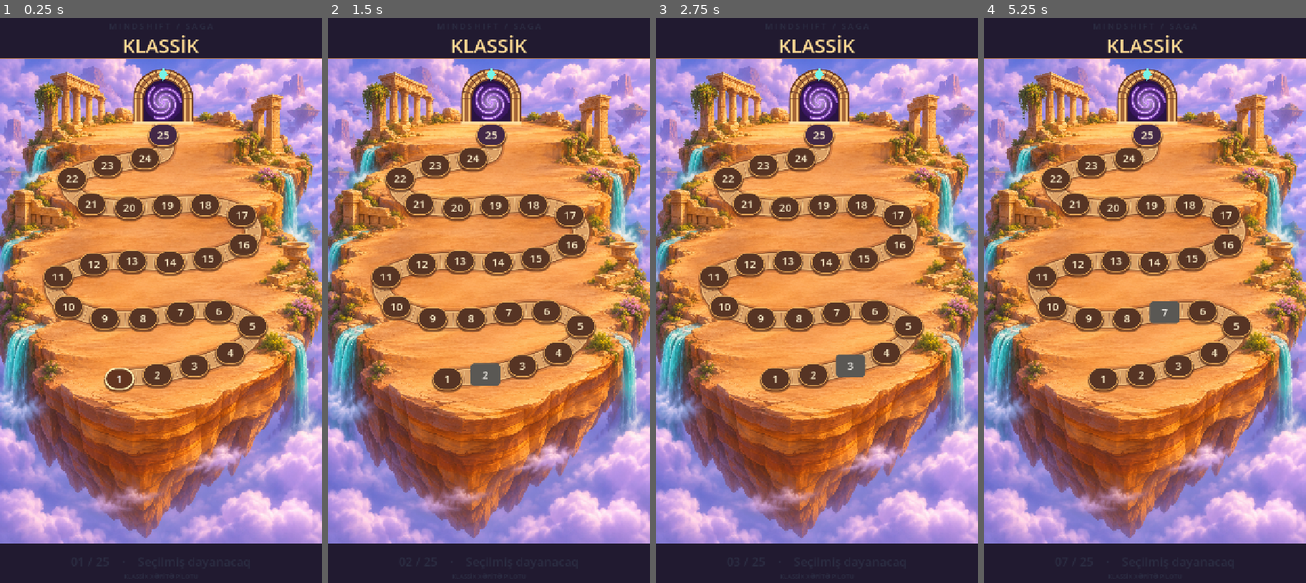
Above: before the commit, frames 1-4 (left to right).
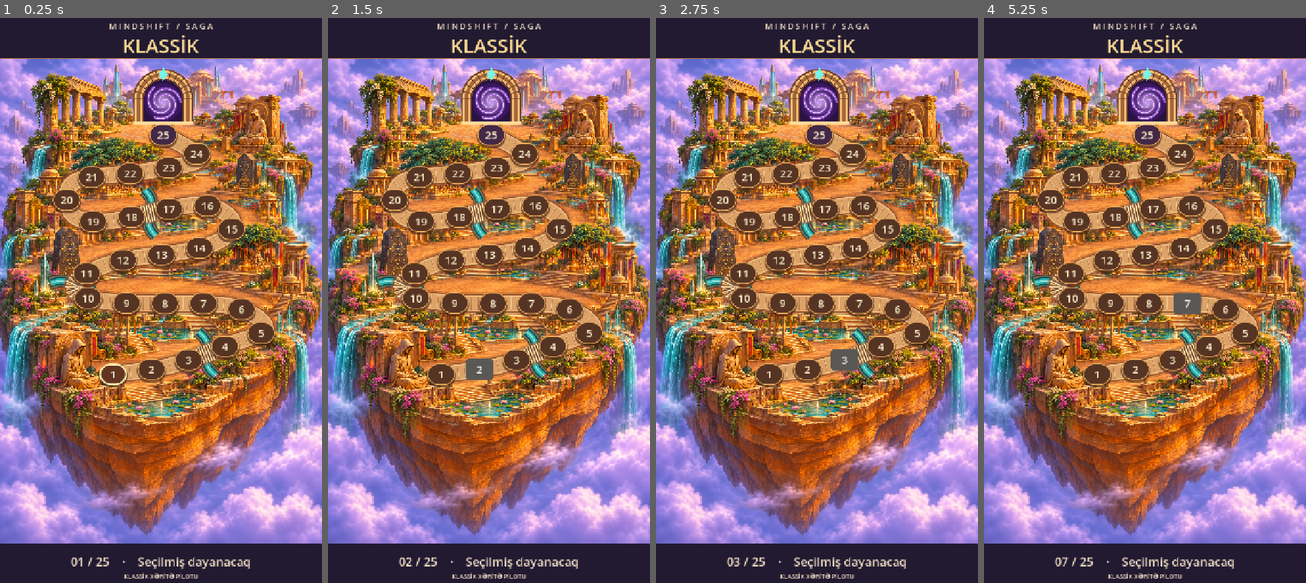
Above: after the commit, the same moments.

Repository: AtillaTegin/mindshift
Game: Godot game, scene res://prototype/classic_saga/classic_saga.tscn
Two runs of this game, one before a commit and one after it. Both use one fixed random seed, a clock stepped at 60 frames per second and the inputs below. This scene is started directly instead of the project's main scene.
Inputs:
- Up to frame 1 (0.25 s): no input
- Up to frame 2 (1.5 s): click "1" at 0.5 s; click "2" at 1.25 s
- Up to frame 3 (2.75 s): click "3" at 2 s
- Up to frame 4 (5.25 s): click "4" at 2.75 s; click "5" at 3.5 s; click "6" at 4.25 s; click "7" at 5 s

The runs differ from the first frame. In frame 1, 59% of the frame differs, in the area x 0-100%, y 1-100%; in frame 2, 59%; in frame 3, 59%; in frame 4, 59%.

Commit message:
Dress the Saga pilot as a Benares temple island

Diff:
--- a/prototype/classic_saga/classic_saga.gd
+++ b/prototype/classic_saga/classic_saga.gd
@@ -1,19 +1,20 @@
 extends Control
 ## Isolated map composition and interaction preview.
 
-const ISLAND: Texture2D = preload("res://prototype/classic_saga/island.png")
+const ISLAND: Texture2D = preload("res://prototype/classic_saga/benares.png")
 const FRAME: Vector2 = Vector2(720, 1280)
 const STOP_COUNT: int = 25
-const FIRST_STOP: Vector2 = Vector2(267, 813)
+const WATER_CROSSINGS: Array[float] = [2.5, 9.5, 16.5]
+const FIRST_STOP: Vector2 = Vector2(253, 803)
 const LAST_STOP: Vector2 = Vector2(365, 269)
 const THRESHOLD: Vector2 = Vector2(365, 242)
 const WAYPOINTS: PackedVector2Array = [
-	FIRST_STOP, Vector2(388, 797), Vector2(534, 746),
-	Vector2(563, 692), Vector2(468, 660), Vector2(266, 681),
-	Vector2(145, 647), Vector2(126, 588), Vector2(242, 552),
-	Vector2(427, 551), Vector2(554, 508), Vector2(550, 454),
-	Vector2(450, 424), Vector2(244, 431), Vector2(162, 398),
-	Vector2(174, 355), Vector2(297, 326), Vector2(365, 309),
+	FIRST_STOP, Vector2(381, 784), Vector2(510, 738),
+	Vector2(594, 700), Vector2(510, 650), Vector2(282, 644),
+	Vector2(183, 628), Vector2(173, 593), Vector2(263, 551),
+	Vector2(427, 526), Vector2(504, 496), Vector2(515, 453),
+	Vector2(436, 425), Vector2(237, 462), Vector2(159, 443),
+	Vector2(168, 373), Vector2(327, 350), Vector2(446, 322),
 	LAST_STOP,
 ]
 
@@ -41,7 +42,7 @@
 		stop.text = str(index + 1)
 		stop.toggle_mode = true
 		stop.button_group = group
-		stop.size = Vector2(66, 50)
+		stop.size = Vector2(62, 48)
 		stop.position = _curve.sample_baked(stride * index, true) - stop.size / 2.0
 		stop.add_theme_font_size_override("font_size", 24)
 		stop.add_theme_color_override("font_color", Color("#fff1cd"))
@@ -84,18 +85,47 @@
 		_frame.draw_line(Vector2(0, edge), Vector2(720, edge), Color("#b57948"), 2.0)
 	var road: PackedVector2Array = _curve.get_baked_points()
 	road.append(THRESHOLD)
+	var length: float = _curve.get_baked_length()
+	for gap: float in WATER_CROSSINGS:
+		_draw_channel(length * gap / float(STOP_COUNT - 1))
 	_frame.draw_polyline(road, Color("#a0502c65"), 49.0, true)
 	_frame.draw_polyline(road, Color("#8f542f"), 40.0, true)
 	_frame.draw_polyline(road, Color("#f2bd7d"), 35.0, true)
 	_frame.draw_polyline(road, Color("#dca267"), 29.0, true)
-	var length: float = _curve.get_baked_length()
 	for offset: int in range(8, int(length) - 4, 15):
 		var p: Vector2 = _curve.sample_baked(float(offset))
 		var direction: Vector2 = (_curve.sample_baked(float(offset + 4)) - p).normalized()
 		var cross: Vector2 = direction.orthogonal() * 14.0
 		_frame.draw_line(p - cross, p + cross, Color("#8d553e85"), 1.4, true)
 		_frame.draw_line(p - cross + direction, p + cross + direction, Color("#ffde9eb0"), 1.0, true)
+	for gap: float in WATER_CROSSINGS:
+		_draw_crossing(length * gap / float(STOP_COUNT - 1))
 	_draw_portal()
+
+
+func _draw_channel(distance: float) -> void:
+	var center: Vector2 = _curve.sample_baked(distance)
+	var along: Vector2 = (_curve.sample_baked(distance + 5.0) - center).normalized()
+	var across: Vector2 = along.orthogonal()
+	var channel: PackedVector2Array = []
+	for step: int in range(-8, 9):
+		var t: float = float(step) / 8.0
+		channel.append(center + across * t * 52.0 + along * sin(t * PI) * 9.0)
+	_frame.draw_polyline(channel, Color("#543d32"), 29.0, true)
+	_frame.draw_polyline(channel, Color("#86704f"), 24.0, true)
+	_frame.draw_polyline(channel, Color("#0c535a"), 18.0, true)
+	_frame.draw_polyline(channel, Color("#31b4ad"), 11.0, true)
+	_frame.draw_polyline(channel, Color("#a4ebe0"), 2.0, true)
+
+
+func _draw_crossing(distance: float) -> void:
+	for index: int in range(-3, 4):
+		var d: float = distance + float(index) * 6.0
+		var center: Vector2 = _curve.sample_baked(d)
+		var along: Vector2 = (_curve.sample_baked(d + 3.0) - center).normalized()
+		var across: Vector2 = along.orthogonal() * 19.0
+		_frame.draw_line(center - across, center + across, Color("#754c35"), 6.0, true)
+		_frame.draw_line(center - across - along, center + across - along, Color("#ffe0a6"), 3.0, true)
 
 
 func _draw_portal() -> void:
@@ -147,6 +177,7 @@
 	label.horizontal_alignment = HORIZONTAL_ALIGNMENT_CENTER
 	label.mouse_filter = Control.MOUSE_FILTER_IGNORE
 	label.add_theme_font_size_override("font_size", font_size)
+	label.add_theme_color_override("font_color", Color("#f4dfc7"))
 	_frame.add_child(label)
 	return label
 
Binary file added: prototype/classic_saga/benares.png
Not shown, added: prototype/classic_saga/benares.png.import
